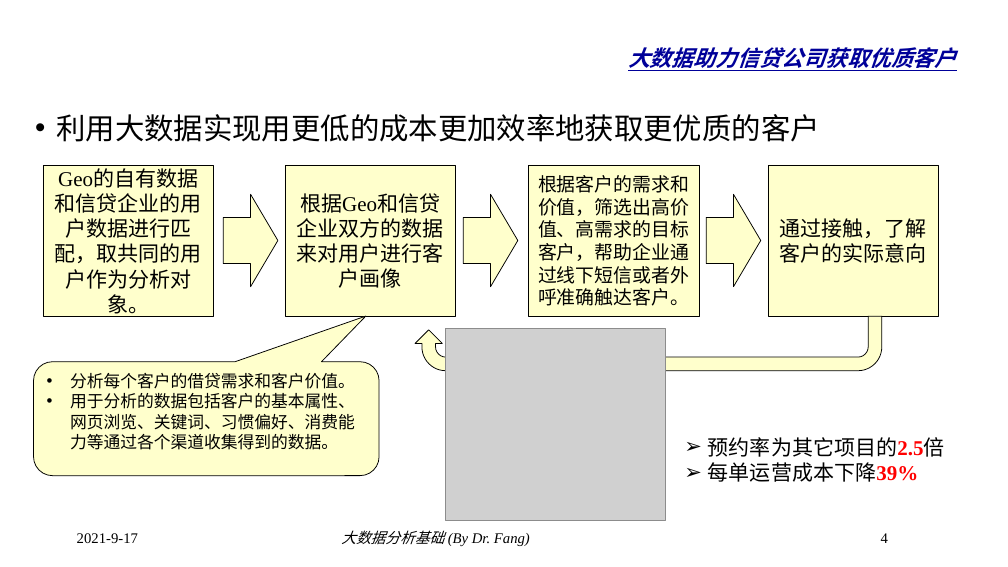
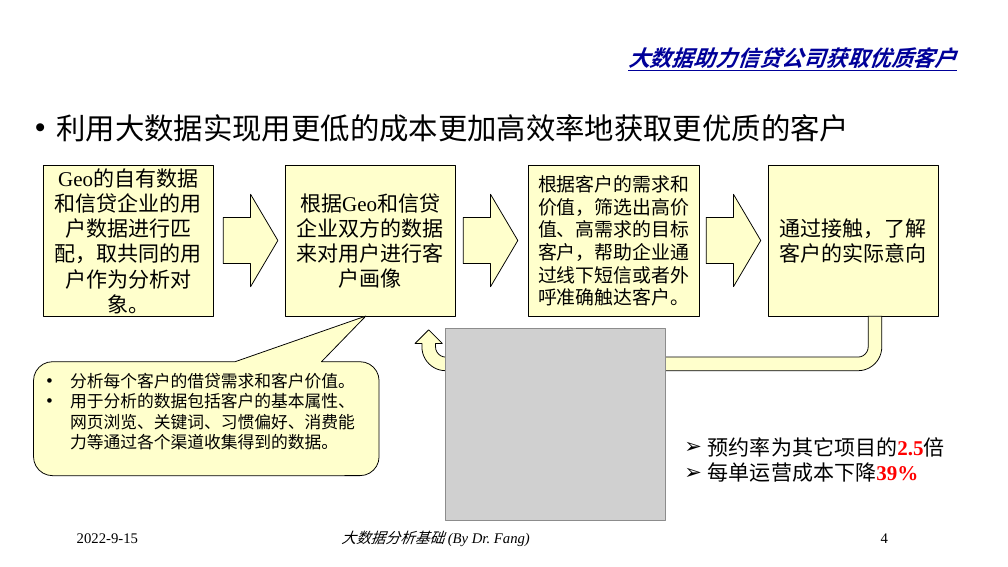
Before and after one commit to dr-fang/BDA, a slide deck: slide 4 of slides/1_Introduction.pptx. Drawn at 1008x567 pixels with LibreOffice and Linux fonts; fonts in the diff are those of the drawing; grey boxes stand for pictures; background and template pictures are left out. Boxes give left, top, right and bottom in pixels: in the first picture for what was removed or moved away, otherwise in the second. Text is boxed around its words. In the diff, an @@ line names an element or a change of style, - is before the commit and + after.

```diff
--- a/slides/1_Introduction.pptx
+++ b/slides/1_Introduction.pptx
@@ text at [56, 114, 849, 142]: text changed @@
-• 利用大数据实现用更低的成本更加效率地获取更优质的客户
+• 利用大数据实现用更低的成本更加高效率地获取更优质的客户
@@ text at [77, 533, 138, 543]: text changed @@
-2021-9-17
+2022-9-15
```
Also in this commit, not shown: 22 other slides changed, 2 slides added.
